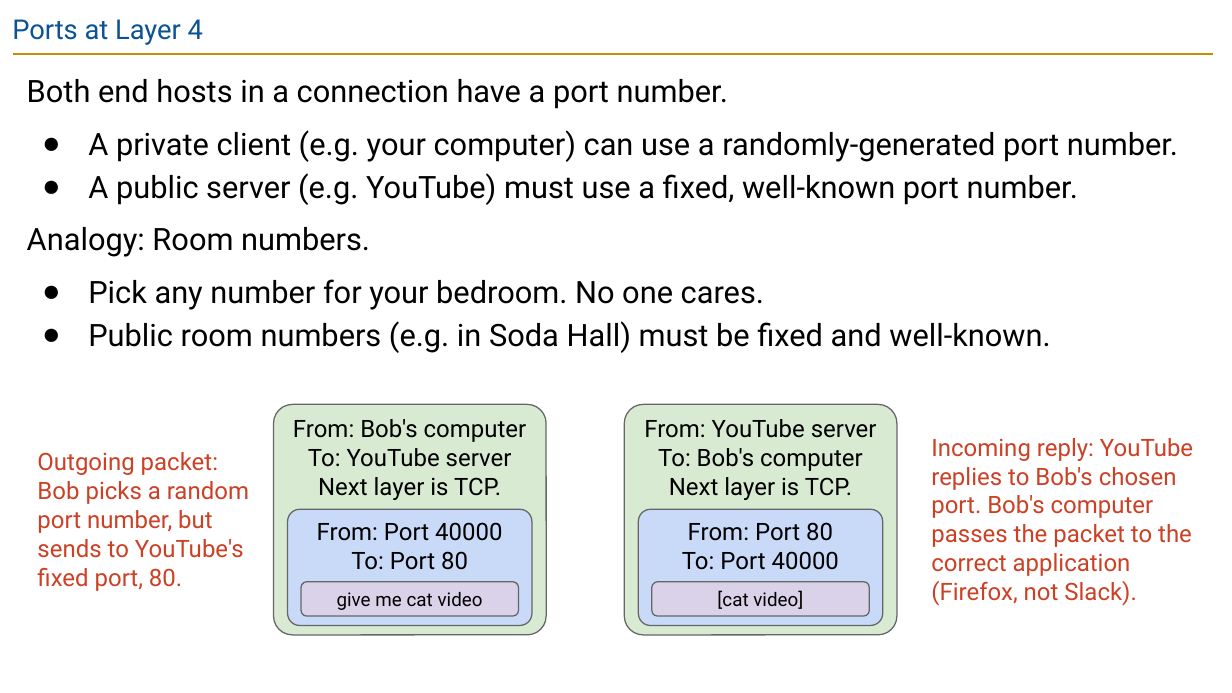
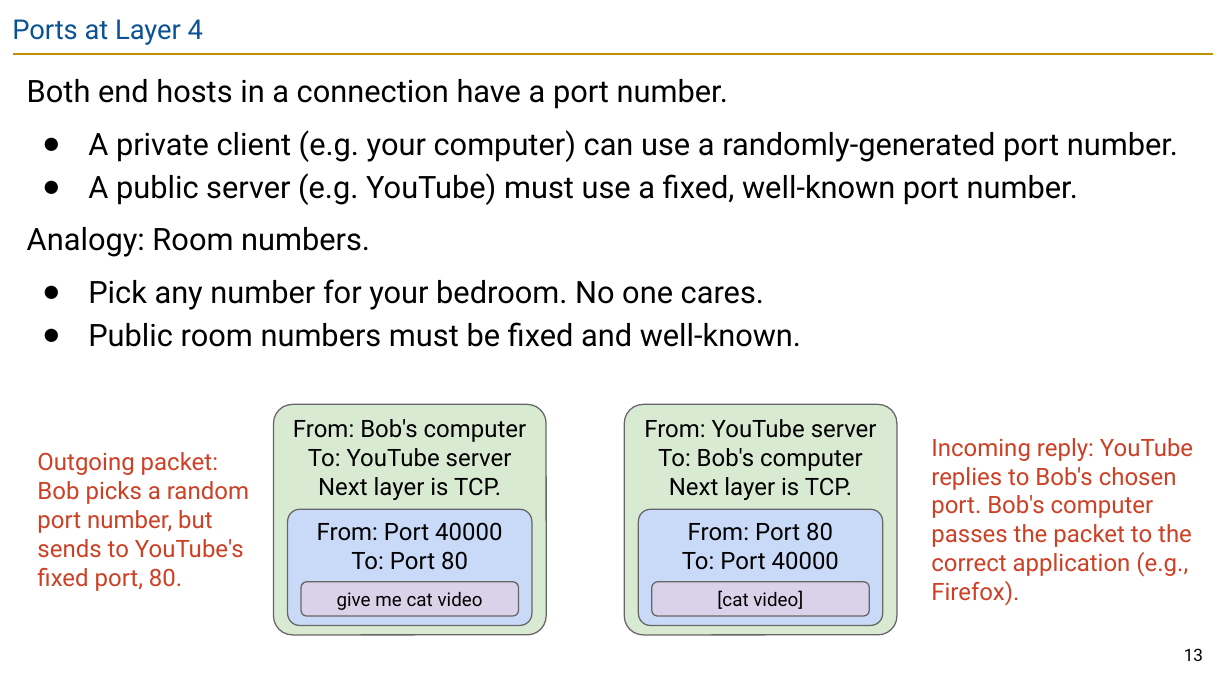
Before and after one commit to guhofstra/CSC175Sp26, a slide deck: slide 13 of PPTs/Lecture 2 - Internet Design Principles.pptx (slide 16 before the commit). Drawn at 1232x693 pixels with LibreOffice and Linux fonts; fonts in the diff are those of the drawing. Boxes give left, top, right and bottom in pixels: in the first picture for what was removed or moved away, otherwise in the second. Text is boxed around its words. In the diff, an @@ line names an element or a change of style, - is before the commit and + after.

```diff
--- a/PPTs/Lecture 2 - Internet Design Principles.pptx
+++ b/PPTs/Lecture 2 - Internet Design Principles.pptx
@@ text at [88, 322, 801, 347]: text changed @@
-● Public room numbers (e.g. in Soda Hall) must be fixed and well-known.
+● Public room numbers must be fixed and well-known.
@@ text at [931, 438, 1193, 605]: text changed @@
-Incoming reply: YouTube replies to Bob's chosen port. Bob's computer passes the packet to the correct application (Firefox, not Slack).
+Incoming reply: YouTube replies to Bob's chosen port. Bob's computer passes the packet to the correct application (e.g., Firefox).
@@ page number added at [1184, 648, 1203, 661], 10 pt, text #000000 @@
+13
```
Also in this commit, not shown: 50 other slides changed, 12 slides removed, 46 other files.
